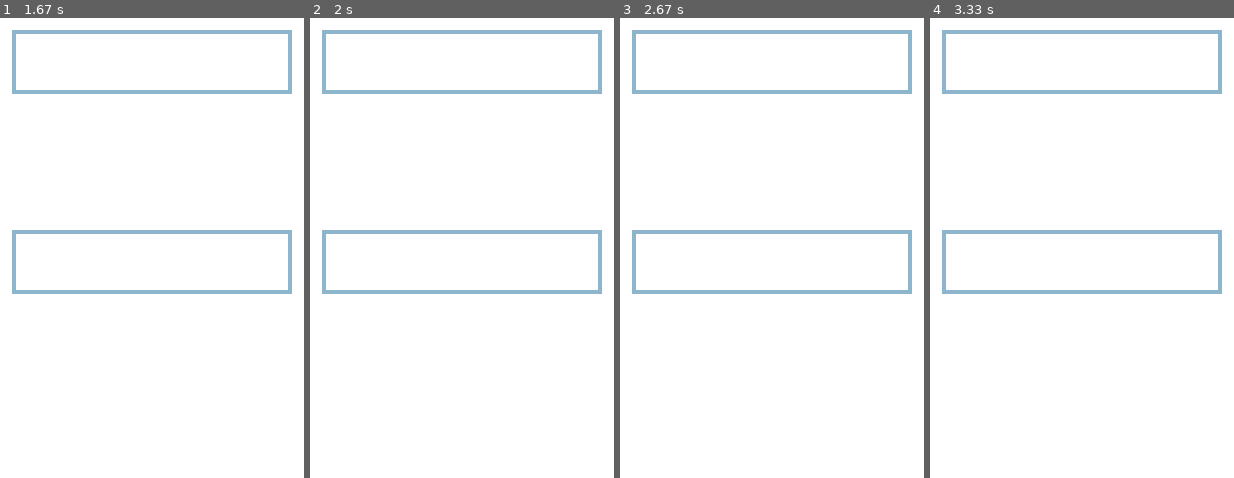
Above: before the commit, frames 1-4 (left to right).
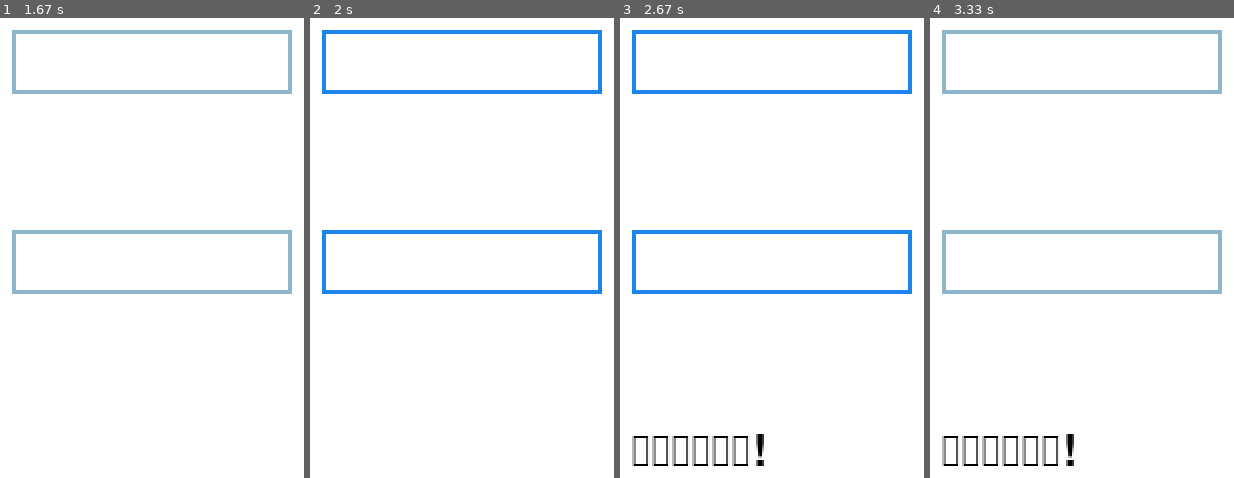
Above: after the commit, the same moments.

Repository: s1f10220290/game-development
Game: pygame game, started from my_flask_app/system.py
Same seed, same stepped clock (60 frames per second), same inputs: the game is played once before the commit and once after it.
Inputs (mouse positions are in pixels of both pictures, inside the frame that each line leads up to):
- Up to frame 1 (1.67 s): click (152, 64) at 0.38 s; tap Enter at 0.67 s; click (54, 165) at 1.05 s
- Up to frame 2 (2 s): click (462, 261) at 1.93 s
- Up to frame 3 (2.67 s): hold Enter from 2.22 s (still down)
- Up to frame 4 (3.33 s): release Enter at 2.68 s; tap Enter at 2.77 s; click (1200, 110) at 3.15 s

Frame 1 is identical in both runs. In frame 2, 3.8% of the frame differs, in the area x 3-97%, y 2-60%; in frame 3, 4.9%, in the area x 3-97%, y 2-98%; in frame 4, 1.1%.

Commit message:
ユーザー情報

Diff:
--- a/my_flask_app/system.py
+++ b/my_flask_app/system.py
@@ -1,6 +1,7 @@
 import pygame
 import sys
 import json
+import os
 
 # 画面サイズの設定
 SCREEN_WIDTH = 640
@@ -10,30 +11,56 @@
 WHITE = (255, 255, 255)
 BLACK = (0, 0, 0)
 
+# ユーザーデータをロードする関数
+def load_user_data():
+    if os.path.exists("user_data.json"):
+        with open("user_data.json", "r") as file:
+            return json.load(file)
+    return {}
+
 # ファイルにユーザー情報を保存する関数
 def save_user_data(username, password):
-    user_data = {"username": username, "password": password}
+    # 既存のデータをロード
+    user_data = load_user_data()
+
+    # 新しいユーザー情報を追加
+    user_data[username] = {
+        "username": username,
+        "password": password
+    }
+
+    # 更新されたデータを保存
     with open("user_data.json", "w") as file:
         json.dump(user_data, file)
+
+# ログイン機能
+def login_user(username, password):
+    user_data = load_user_data()
+
+    if username in user_data and user_data[username]['password'] == password:
+        return True  # ログイン成功
+    return False  # ログイン失敗
 
 # メインのゲーム関数
 def main():
     pygame.init()
-    pygame.display.set_caption("ユーザー登録")
+    pygame.display.set_caption("ユーザー登録とログイン")
     screen = pygame.display.set_mode((SCREEN_WIDTH, SCREEN_HEIGHT))
     font = pygame.font.Font(None, 32)
 
-    input_box = pygame.Rect(100, 100, 140, 32)  # 入力ボックスの位置とサイズ
-    color_inactive = pygame.Color('lightskyblue3')  # 非アクティブ状態の色
-    color_active = pygame.Color('dodgerblue2')      # アクティブ状態の色
+    # 入力ボックスの初期設定
+    input_box = pygame.Rect(100, 100, 140, 32)  # ユーザー名入力ボックス
+    password_box = pygame.Rect(100, 200, 140, 32)  # パスワード入力ボックス
+    color_inactive = pygame.Color('lightskyblue3')  # 非アクティブ時の色
+    color_active = pygame.Color('dodgerblue2')      # アクティブ時の色
+
+    username_active = False
+    password_active = False
+    username = ''
+    password = ''
     color = color_inactive
-    active = False
-    text = ''
 
-    # パスワード入力ボックス
-    password_box = pygame.Rect(100, 200, 140, 32)
-    password_active = False
-    password = ''
+    message = ''
 
     while True:
         for event in pygame.event.get():
@@ -43,9 +70,9 @@
             if event.type == pygame.MOUSEBUTTONDOWN:
                 # ユーザー名入力ボックスのクリック判定
                 if input_box.collidepoint(event.pos):
-                    active = not active
+                    username_active = not username_active
                 else:
-                    active = False
+                    username_active = False
 
                 # パスワード入力ボックスのクリック判定
                 if password_box.collidepoint(event.pos):
@@ -53,21 +80,25 @@
                 else:
                     password_active = False
 
-                color = color_active if active else color_inactive
+                color = color_active if username_active or password_active else color_inactive
 
             if event.type == pygame.KEYDOWN:
-                if active:
+                if username_active:
                     if event.key == pygame.K_RETURN:
-                        print("ユーザー名:", text)
+                        print("ユーザー名:", username)
                     elif event.key == pygame.K_BACKSPACE:
-                        text = text[:-1]
+                        username = username[:-1]
                     else:
-                        text += event.unicode
+                        username += event.unicode
 
                 if password_active:
                     if event.key == pygame.K_RETURN:
-                        save_user_data(text, password)
-                        print("パスワード:", password)
+                        # ユーザー登録またはログイン処理
+                        if login_user(username, password):
+                            message = "ログイン成功!"
+                        else:
+                            save_user_data(username, password)
+                            message = "新規登録成功!"
                     elif event.key == pygame.K_BACKSPACE:
                         password = password[:-1]
                     else:
@@ -76,7 +107,7 @@
         screen.fill(WHITE)
 
         # ユーザー名の入力ボックス描画
-        txt_surface = font.render(text, True, BLACK)
+        txt_surface = font.render(username, True, BLACK)
         screen.blit(txt_surface, (input_box.x+5, input_box.y+5))
         pygame.draw.rect(screen, color, input_box, 2)
 
@@ -85,6 +116,10 @@
         screen.blit(password_surface, (password_box.x+5, password_box.y+5))
         pygame.draw.rect(screen, color, password_box, 2)
 
+        # メッセージ表示（ログイン成功や新規登録成功）
+        message_surface = font.render(message, True, BLACK)
+        screen.blit(message_surface, (100, 300))
+
         pygame.display.flip()
 
 if __name__ == '__main__':
--- /dev/null
+++ b/user_data.json
@@ -0,0 +1 @@
+{"test": {"username": "test", "password": "test"}, "test2": {"username": "test2", "password": "test2"}}
